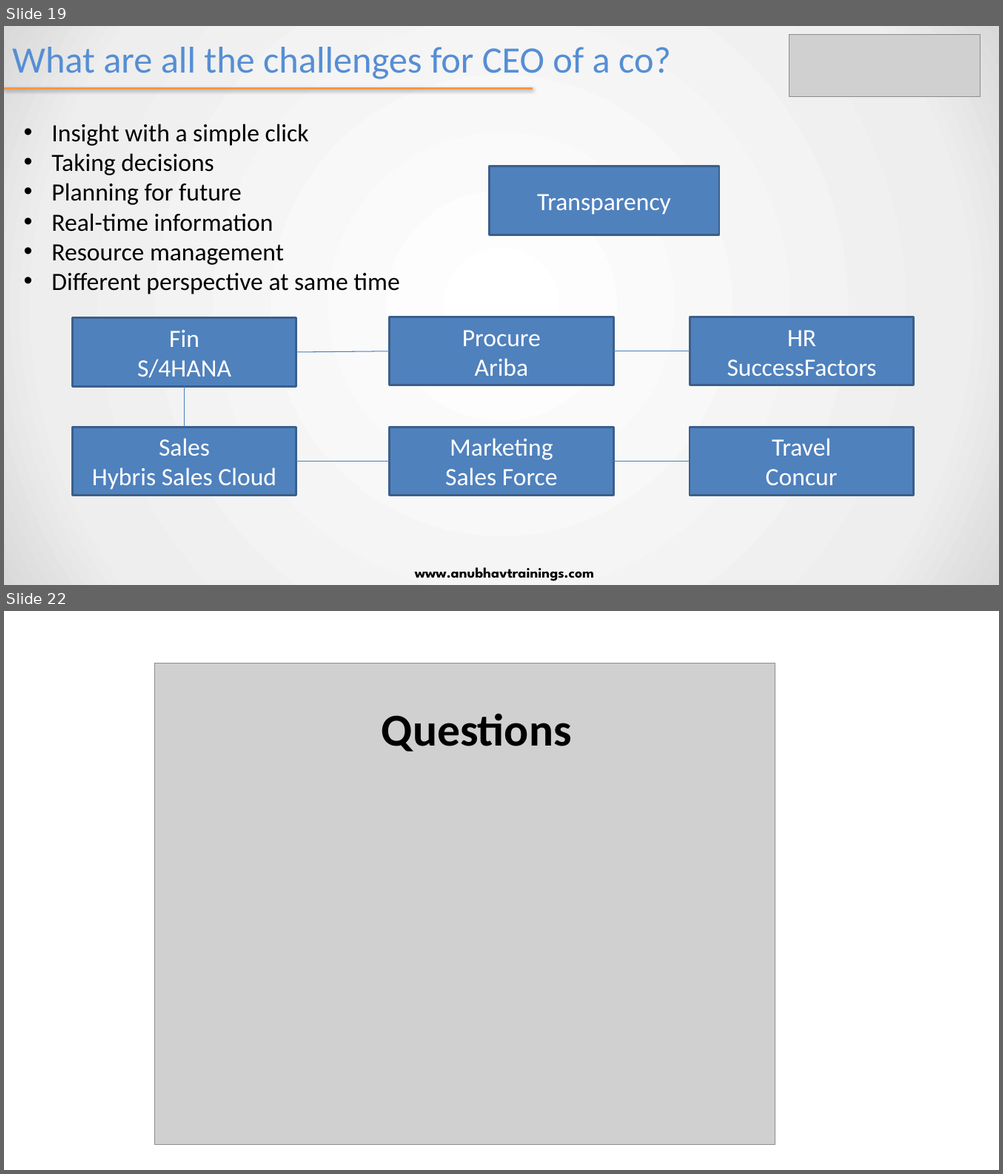
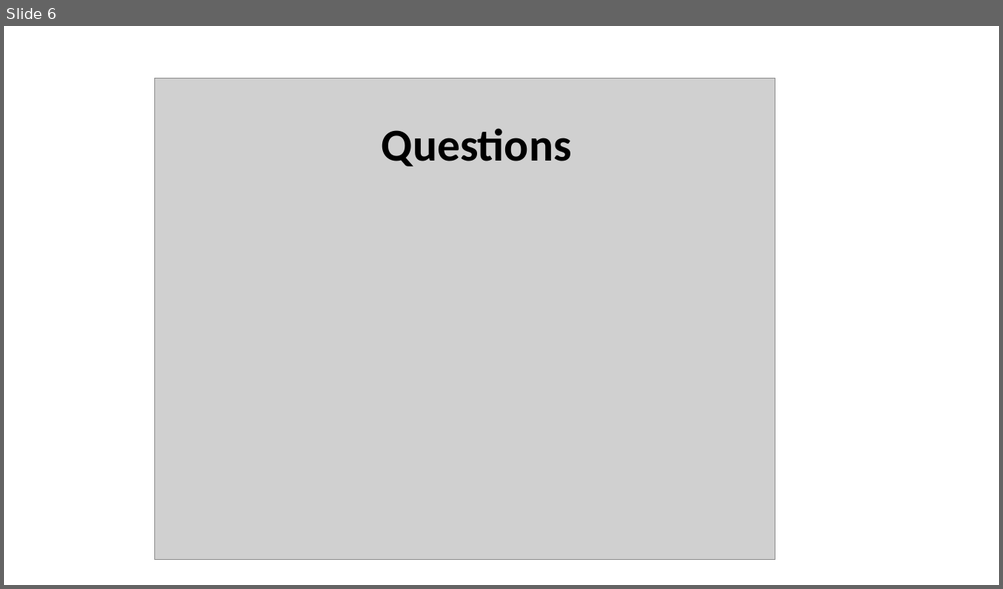
Before and after one commit to soyuztechnologies/SAC_merckgroup, a slide deck: day 8/SAC_Training Day 8.pptx. Shown one above the other, each under a label of ours: slides 19 and 22 before the commit, slide 6 after it; the slides between them are not shown. The pictures are 1003x1174 and 1003x589 pixels, drawn with LibreOffice and Linux fonts; fonts in the diff are those of the drawing; grey boxes stand for pictures. Boxes give left, top, right and bottom in pixels: in the first picture for what was removed or moved away, otherwise in the second. Text is boxed around its words. In the diff, an @@ line names an element or a change of style, - is before the commit and + after.

```diff
--- a/day 8/SAC_Training Day 8.pptx
+++ b/day 8/SAC_Training Day 8.pptx
@@ slide 19 removed at bbox=[4, 26, 999, 585], background gradient #FFFFFF to #EEEEEE to #D9D9D9 @@
@@ title removed at bbox=[12, 47, 671, 79] @@
-What are all the challenges for CEO of a co?
@@ picture removed at bbox=[790, 35, 980, 97] @@
@@ line removed from (4, 89) to (533, 89) @@
@@ text removed at bbox=[51, 124, 399, 295] @@
-• Insight with a simple click
-• Taking decisions
-• Planning for future
-• Real-time information
-• Resource management
-• Different perspective at same time
@@ rectangle removed at bbox=[489, 167, 719, 235] @@
-Transparency
@@ rectangle removed at bbox=[73, 318, 296, 387] @@
-Fin
-S/4HANA
@@ rectangle removed at bbox=[390, 317, 614, 386] @@
-Procure
-Ariba
@@ rectangle removed at bbox=[690, 317, 913, 386] @@
-HR
-SuccessFactors
@@ line removed from (296, 353) to (390, 352) @@
@@ line removed from (614, 352) to (690, 352) @@
@@ line removed from (185, 386) to (185, 427) @@
@@ rectangle removed at bbox=[73, 427, 296, 496] @@
-Sales
-Hybris Sales Cloud
@@ rectangle removed at bbox=[390, 427, 614, 496] @@
-Marketing
-Sales Force
@@ rectangle removed at bbox=[690, 427, 913, 496] @@
-Travel
-Concur
@@ line removed from (296, 462) to (390, 462) @@
@@ line removed from (614, 462) to (690, 462) @@
@@ text removed at bbox=[415, 568, 594, 582] @@
-www.anubhavtrainings.com
@@ what was slide 22 is now slide 6 @@
```
Also in this commit, not shown: 3 slides changed, 15 other slides removed, 6 other files.
